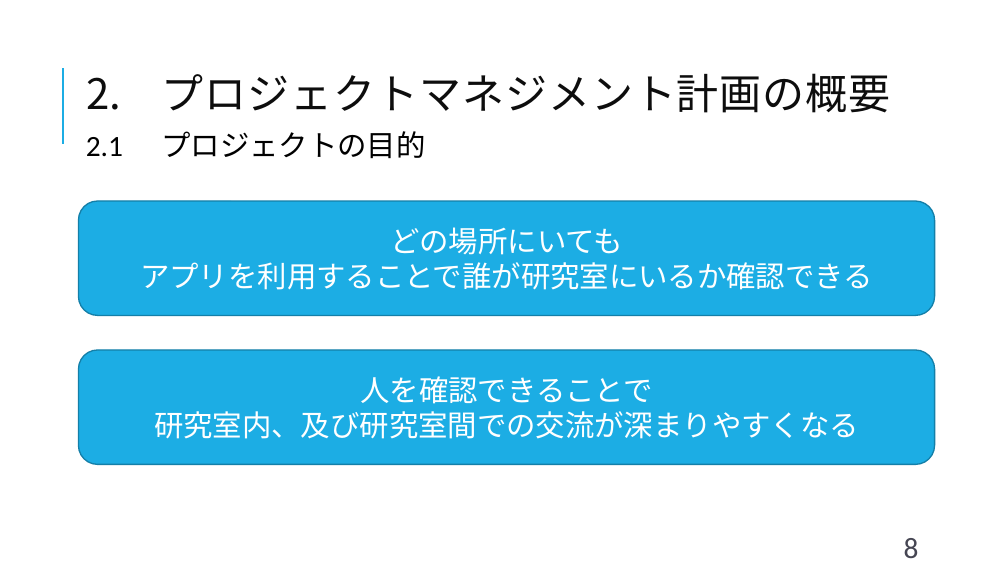
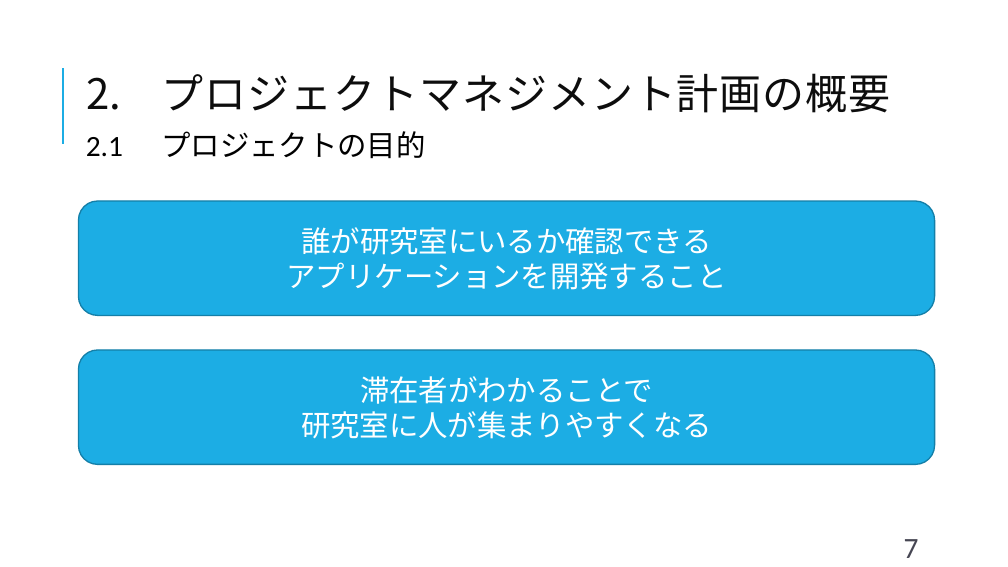
Before and after one commit to shimoda-a/pmpractice, a slide deck: slide 7 of yabuki-a/PM演習矢吹a/PM演習_中間報告_矢吹研A班.pptx (slide 8 before the commit). Drawn at 1008x567 pixels with LibreOffice and Linux fonts; fonts in the diff are those of the drawing. Boxes give left, top, right and bottom in pixels: in the first picture for what was removed or moved away, otherwise in the second. Text is boxed around its words. In the diff, an @@ line names an element or a change of style, - is before the commit and + after.

```diff
--- a/yabuki-a/PM演習矢吹a/PM演習_中間報告_矢吹研A班.pptx
+++ b/yabuki-a/PM演習矢吹a/PM演習_中間報告_矢吹研A班.pptx
@@ text in rounded rectangle at <box>287,227,727,290</box>: text changed @@
-どの場所にいても
-アプリを利用することで誰が研究室にいるか確認できる
+誰が研究室にいるか確認できる
+アプリケーションを開発すること
@@ text in rounded rectangle at <box>301,376,712,439</box>: text changed @@
-人を確認できることで
-研究室内、及び研究室間での交流が深まりやすくなる
+滞在者がわかることで
+研究室に人が集まりやすくなる
@@ page number at <box>904,539,919,558</box>: text changed @@
-8
+7
```
Also in this commit, not shown: 10 other slides changed, 2 slides added, 1 slide removed, 2 other files.
